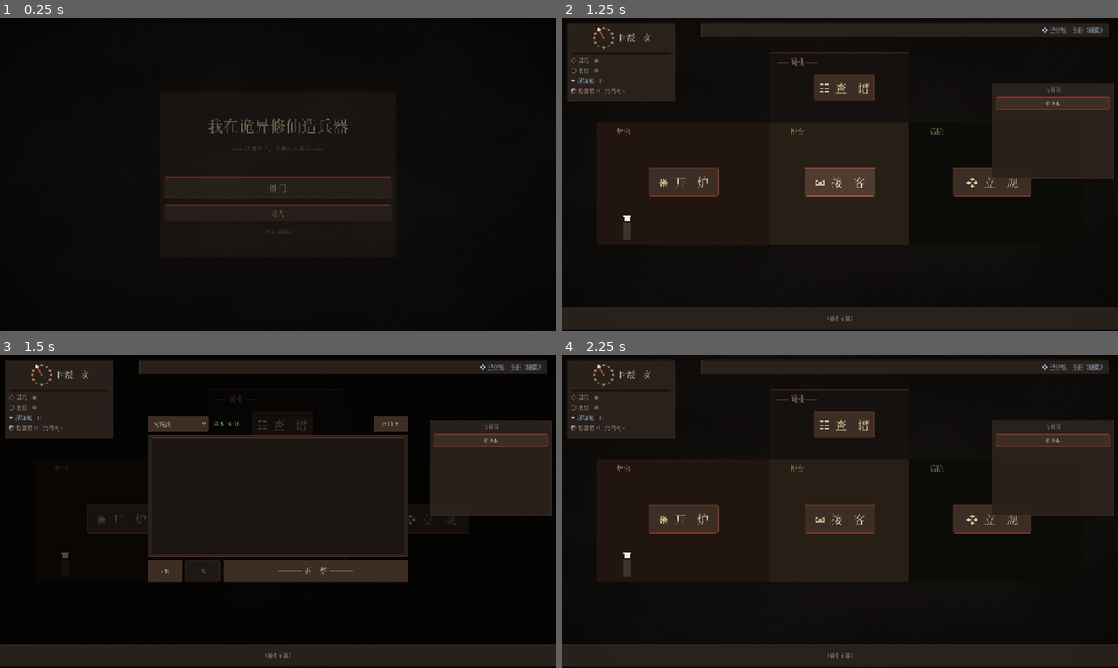
Above: before the commit, frames 1-4 (two rows, left to right).
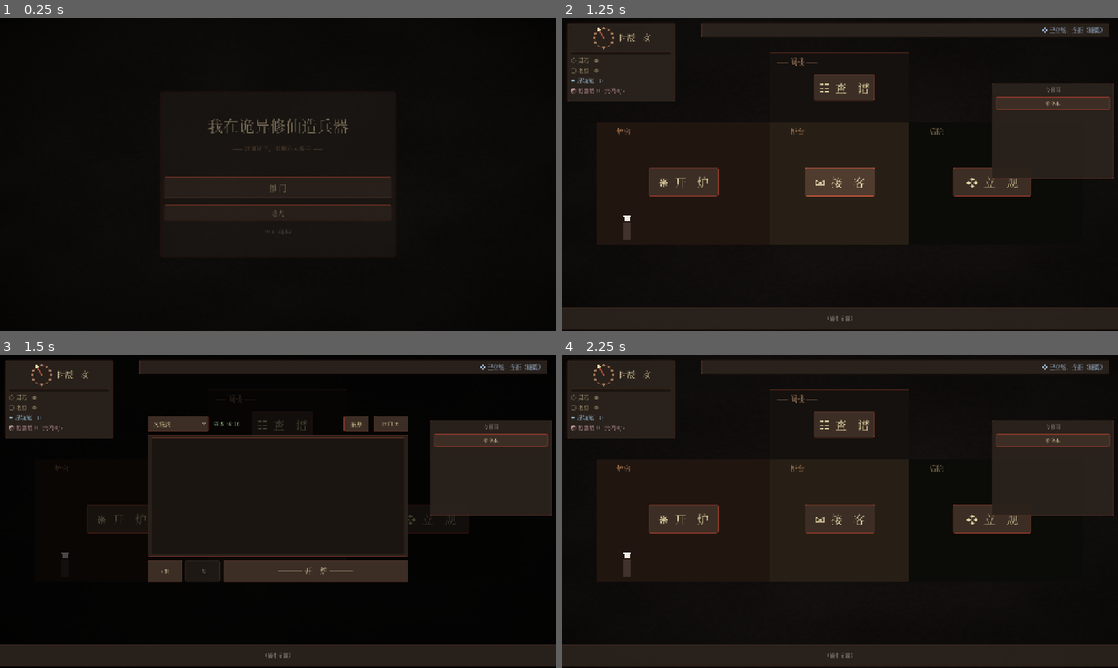
Above: after the commit, the same moments.

Repository: guliqianxun/XiuXianLegend
Game: Godot game, scene res://scenes/main_menu.tscn
The game is run twice, just before and just after one commit, with the same random seed, the same clock (stepped at 60 frames per second) and the same inputs.
Inputs:
- Up to frame 1 (0.25 s): no input
- Up to frame 2 (1.25 s): click "推门" at 0.5 s
- Up to frame 3 (1.5 s): click "❋ 开 炉" at 1.25 s
- Up to frame 4 (2.25 s): click "闭门 ✕" at 2 s

Frames 1-2 are identical in both runs. In frame 3, 0.2% of the frame differs, in the area x 61-67%, y 19-25%; in frame 4, nothing differs.

Commit message:
feat(material): MaterialShopDialog modal + TopBar 采办按钮（B 灵石购料）
Co-Authored-By: Claude Sonnet 4.6 <noreply@anthropic.com>

Diff:
--- /dev/null
+++ b/godot/scenes/test/test_material_shop_dialog_smoke.tscn
@@ -0,0 +1,6 @@
+[gd_scene load_steps=2 format=3]
+
+[ext_resource type="Script" path="res://scripts/test/test_material_shop_dialog_smoke.gd" id="1"]
+
+[node name="TestMaterialShopDialogSmoke" type="Node"]
+script = ExtResource("1")
--- a/godot/scenes/ui/forge_top_bar.tscn
+++ b/godot/scenes/ui/forge_top_bar.tscn
@@ -19,6 +19,10 @@
 size_flags_horizontal = 3
 theme_override_constants/separation = 8
 
+[node name="BuyButton" type="Button" parent="HBox"]
+text = "采办"
+custom_minimum_size = Vector2(56, 28)
+
 [node name="CloseButton" type="Button" parent="HBox"]
 text = "闭门 ✕"
 custom_minimum_size = Vector2(80, 0)
--- /dev/null
+++ b/godot/scenes/ui/material_shop_dialog.tscn
@@ -0,0 +1,55 @@
+[gd_scene load_steps=2 format=3]
+
+[ext_resource type="Script" path="res://scripts/ui/material_shop_dialog.gd" id="1"]
+
+[node name="MaterialShopDialog" type="Control"]
+anchors_preset = 15
+anchor_right = 1.0
+anchor_bottom = 1.0
+process_mode = 3
+script = ExtResource("1")
+
+[node name="Backdrop" type="ColorRect" parent="."]
+anchors_preset = 15
+anchor_right = 1.0
+anchor_bottom = 1.0
+color = Color(0, 0, 0, 0.7)
+
+[node name="Frame" type="PanelContainer" parent="."]
+anchors_preset = 8
+anchor_left = 0.5
+anchor_top = 0.5
+anchor_right = 0.5
+anchor_bottom = 0.5
+offset_left = -200.0
+offset_top = -180.0
+offset_right = 200.0
+offset_bottom = 180.0
+
+[node name="VBox" type="VBoxContainer" parent="Frame"]
+theme_override_constants/separation = 8
+
+[node name="HeaderHBox" type="HBoxContainer" parent="Frame/VBox"]
+
+[node name="Title" type="Label" parent="Frame/VBox/HeaderHBox"]
+text = "—— 采　办 ——"
+size_flags_horizontal = 3
+horizontal_alignment = 1
+theme_override_font_sizes/font_size = 18
+
+[node name="CloseButton" type="Button" parent="Frame/VBox/HeaderHBox"]
+text = "✕"
+custom_minimum_size = Vector2(32, 28)
+
+[node name="StonesLabel" type="Label" parent="Frame/VBox"]
+text = "灵石：0"
+horizontal_alignment = 1
+
+[node name="Sep" type="HSeparator" parent="Frame/VBox"]
+
+[node name="ScrollContainer" type="ScrollContainer" parent="Frame/VBox"]
+custom_minimum_size = Vector2(380, 240)
+
+[node name="ListVBox" type="VBoxContainer" parent="Frame/VBox/ScrollContainer"]
+size_flags_horizontal = 3
+theme_override_constants/separation = 6
--- /dev/null
+++ b/godot/scripts/test/test_material_shop_dialog_smoke.gd
@@ -0,0 +1,58 @@
+# godot/scripts/test/test_material_shop_dialog_smoke.gd
+extends Node
+## MaterialShopDialog 烟测
+
+var _passed: int = 0
+var _failed: int = 0
+
+func _ready() -> void:
+	await get_tree().process_frame
+	await _test_dialog_loads_and_shows_purchasable_only()
+	await _test_buy_decrements_stones_increments_material()
+	await _test_disabled_when_insufficient_stones()
+	print("\n========== test_material_shop_dialog_smoke ==========")
+	print("PASS: %d  FAIL: %d" % [_passed, _failed])
+	get_tree().quit(0 if _failed == 0 else 1)
+
+func _ok(m): _passed += 1; print("[PASS] " + m)
+func _bad(m): _failed += 1; print("[FAIL] " + m)
+func _assert(c, m): (_ok if c else _bad).call(m)
+
+func _test_dialog_loads_and_shows_purchasable_only() -> void:
+	var pkd: PackedScene = load("res://scenes/ui/material_shop_dialog.tscn")
+	_assert(pkd != null, "dialog scene loadable")
+	var dlg: Control = pkd.instantiate()
+	add_child(dlg)
+	await get_tree().process_frame
+	var list: VBoxContainer = dlg.get_node("Frame/VBox/ScrollContainer/ListVBox")
+	# 5 个可购材料：tie/jin/zhu_sha/huang_zhi/gu
+	_assert(list.get_child_count() == 5, "5 purchasable rows (got %d)" % list.get_child_count())
+	dlg.queue_free()
+	await get_tree().process_frame
+
+func _test_buy_decrements_stones_increments_material() -> void:
+	GameState.spirit_stones = 100
+	var before_tie: int = GameState.material_count(&"tie")
+	var pkd: PackedScene = load("res://scenes/ui/material_shop_dialog.tscn")
+	var dlg: Control = pkd.instantiate()
+	add_child(dlg)
+	await get_tree().process_frame
+	dlg._on_buy(&"tie", DataRegistry.get_resource(&"material", &"tie"))
+	_assert(GameState.material_count(&"tie") == before_tie + 1, "tie +1")
+	_assert(GameState.spirit_stones == 97, "stones -3 (was 100)")
+	dlg.queue_free()
+	await get_tree().process_frame
+
+func _test_disabled_when_insufficient_stones() -> void:
+	GameState.spirit_stones = 1  # 不够买 tie (3)
+	var pkd: PackedScene = load("res://scenes/ui/material_shop_dialog.tscn")
+	var dlg: Control = pkd.instantiate()
+	add_child(dlg)
+	await get_tree().process_frame
+	var list: VBoxContainer = dlg.get_node("Frame/VBox/ScrollContainer/ListVBox")
+	for row in list.get_children():
+		var btn: Button = row.get_node("Buy")
+		_assert(btn.disabled, "buy disabled when stones insufficient")
+		break  # 一行验证够了
+	dlg.queue_free()
+	await get_tree().process_frame
--- a/godot/scripts/ui/forge_screen.gd
+++ b/godot/scripts/ui/forge_screen.gd
@@ -3,6 +3,8 @@
 ## 锻造弹窗（控制台日志风）。
 ## 协调 3 个子组件：TopBar / LogFlow / BottomBar；TimingWindow 嵌入 LogFlow 顶；
 ## ResultOverlay 浮屏。业务逻辑全在 ForgeSystem，本类只串信号。
+
+const _SHOP_DIALOG_SCENE := preload("res://scenes/ui/material_shop_dialog.tscn")
 
 @onready var _top_bar: ForgeTopBar = $Layout/TopBar
 @onready var _log_flow: ForgeLogFlow = $Layout/LogFlow
@@ -19,6 +21,7 @@
 	visible = false
 	_top_bar.recipe_picked.connect(_on_recipe_picked)
 	_top_bar.close_pressed.connect(_on_close)
+	_top_bar.buy_pressed.connect(_on_buy_pressed)
 	_bottom_bar.start_pressed.connect(_on_start)
 	_timing_window.timing_finished.connect(_on_timing_finished)
 	_result_overlay.animation_finished.connect(_on_overlay_done)
@@ -134,3 +137,8 @@
 
 func _on_close() -> void:
 	visible = false
+
+
+func _on_buy_pressed() -> void:
+	var dlg := _SHOP_DIALOG_SCENE.instantiate()
+	add_child(dlg)
--- a/godot/scripts/ui/forge_top_bar.gd
+++ b/godot/scripts/ui/forge_top_bar.gd
@@ -5,6 +5,7 @@
 
 signal recipe_picked(recipe_id: StringName)
 signal close_pressed
+signal buy_pressed
 
 const COLOR_OK := Color(0.910, 0.846, 0.659, 1.0)
 const COLOR_ABUNDANT := Color(0.745, 0.920, 0.650, 1.0)
@@ -13,6 +14,7 @@
 @onready var _recipe_picker: OptionButton = $HBox/RecipePicker
 @onready var _materials_box: HBoxContainer = $HBox/MaterialsBox
 @onready var _close_btn: Button = $HBox/CloseButton
+@onready var _buy_button: Button = $HBox/BuyButton
 
 var _recipes: Array[RecipeData] = []
 
@@ -20,6 +22,7 @@
 func _ready() -> void:
 	_recipe_picker.item_selected.connect(_on_picker_selected)
 	_close_btn.pressed.connect(func() -> void: close_pressed.emit())
+	_buy_button.pressed.connect(func() -> void: buy_pressed.emit())
 
 
 ## ForgeScreen 调用：刷新可选配方列表
--- /dev/null
+++ b/godot/scripts/ui/material_shop_dialog.gd
@@ -0,0 +1,131 @@
+# godot/scripts/ui/material_shop_dialog.gd
+class_name MaterialShopDialog
+extends Control
+## 灵石购料 modal。列出所有 unit_price > 0 的 MaterialData 行。
+
+const MAX_QTY := 99
+
+@onready var _list: VBoxContainer = $Frame/VBox/ScrollContainer/ListVBox
+@onready var _stones_label: Label = $Frame/VBox/StonesLabel
+@onready var _close_btn: Button = $Frame/VBox/HeaderHBox/CloseButton
+var _qty_state: Dictionary = {}  # mid -> int
+
+func _ready() -> void:
+	process_mode = Node.PROCESS_MODE_ALWAYS
+	_close_btn.pressed.connect(_on_close)
+	_refresh_stones()
+	_build_rows()
+	EventBus.currency_changed.connect(_on_currency_changed)
+	EventBus.materials_changed.connect(_on_materials_changed)
+
+func _on_close() -> void:
+	queue_free()
+
+func _refresh_stones() -> void:
+	_stones_label.text = "灵石：%d" % GameState.spirit_stones
+
+func _on_currency_changed(_kind: StringName, _v: int) -> void:
+	_refresh_stones()
+	_refresh_buy_buttons()
+
+func _on_materials_changed(_mid: StringName, _v: int) -> void:
+	_refresh_rows()
+
+func _build_rows() -> void:
+	for child in _list.get_children():
+		child.queue_free()
+	var ids: Array = DataRegistry.ids_of(&"material")
+	ids.sort()
+	for mid in ids:
+		var md: MaterialData = DataRegistry.get_resource(&"material", mid) as MaterialData
+		if md == null or md.unit_price <= 0:
+			continue
+		_qty_state[mid] = 1
+		_list.add_child(_make_row(md))
+
+func _make_row(md: MaterialData) -> HBoxContainer:
+	var row := HBoxContainer.new()
+	row.add_theme_constant_override("separation", 8)
+	var name_label := Label.new()
+	name_label.text = md.display_name
+	name_label.custom_minimum_size = Vector2(60, 0)
+	row.add_child(name_label)
+	var stock_label := Label.new()
+	stock_label.name = "Stock"
+	stock_label.text = "库存:%d" % GameState.material_count(md.id)
+	stock_label.custom_minimum_size = Vector2(70, 0)
+	row.add_child(stock_label)
+	var price_label := Label.new()
+	price_label.text = "单价:%d" % md.unit_price
+	price_label.custom_minimum_size = Vector2(70, 0)
+	row.add_child(price_label)
+	var minus := Button.new()
+	minus.text = "-"
+	minus.custom_minimum_size = Vector2(28, 0)
+	var captured_mid: StringName = md.id
+	minus.pressed.connect(func() -> void: _adjust_qty(captured_mid, -1, row))
+	row.add_child(minus)
+	var qty_label := Label.new()
+	qty_label.name = "Qty"
+	qty_label.text = "1"
+	qty_label.custom_minimum_size = Vector2(36, 0)
+	qty_label.horizontal_alignment = HORIZONTAL_ALIGNMENT_CENTER
+	row.add_child(qty_label)
+	var plus := Button.new()
+	plus.text = "+"
+	plus.custom_minimum_size = Vector2(28, 0)
+	plus.pressed.connect(func() -> void: _adjust_qty(captured_mid, 1, row))
+	row.add_child(plus)
+	var buy := Button.new()
+	buy.name = "Buy"
+	buy.text = "买"
+	buy.custom_minimum_size = Vector2(48, 0)
+	buy.pressed.connect(func() -> void: _on_buy(captured_mid, md))
+	row.add_child(buy)
+	_update_buy_state(buy, md, _qty_state[md.id])
+	return row
+
+func _adjust_qty(mid: StringName, delta: int, row: HBoxContainer) -> void:
+	var new_qty: int = clampi(_qty_state.get(mid, 1) + delta, 1, MAX_QTY)
+	_qty_state[mid] = new_qty
+	(row.get_node("Qty") as Label).text = str(new_qty)
+	var md: MaterialData = DataRegistry.get_resource(&"material", mid) as MaterialData
+	_update_buy_state(row.get_node("Buy"), md, new_qty)
+
+func _update_buy_state(btn: Button, md: MaterialData, qty: int) -> void:
+	var cost: int = md.unit_price * qty
+	btn.disabled = GameState.spirit_stones < cost
+
+func _on_buy(mid: StringName, md: MaterialData) -> void:
+	var qty: int = _qty_state.get(mid, 1)
+	var cost: int = md.unit_price * qty
+	if GameState.spirit_stones < cost:
+		return
+	GameState.add_currency(&"spirit_stones", -cost)
+	GameState.add_material(mid, qty)
+	EventLog.add_entry(&"shop_buy", "采办 %s×%d（-%d灵石）" % [md.display_name, qty, cost], &"normal")
+	Sfx.play_paper_flutter()
+
+func _refresh_rows() -> void:
+	# 每行 stock 标签按当前库存刷新
+	for row in _list.get_children():
+		var stock: Label = row.get_node("Stock")
+		var name_label: Label = row.get_child(0)
+		var md: MaterialData = _find_md_by_display(name_label.text)
+		if md != null:
+			stock.text = "库存:%d" % GameState.material_count(md.id)
+
+func _refresh_buy_buttons() -> void:
+	for row in _list.get_children():
+		var name_label: Label = row.get_child(0)
+		var md: MaterialData = _find_md_by_display(name_label.text)
+		if md == null: continue
+		var btn: Button = row.get_node("Buy")
+		_update_buy_state(btn, md, _qty_state.get(md.id, 1))
+
+func _find_md_by_display(disp: String) -> MaterialData:
+	for mid in DataRegistry.ids_of(&"material"):
+		var md: MaterialData = DataRegistry.get_resource(&"material", mid) as MaterialData
+		if md != null and md.display_name == disp:
+			return md
+	return null
Not shown, added: godot/scripts/test/test_material_shop_dialog_smoke.gd.uid
Not shown, added: godot/scripts/ui/material_shop_dialog.gd.uid
